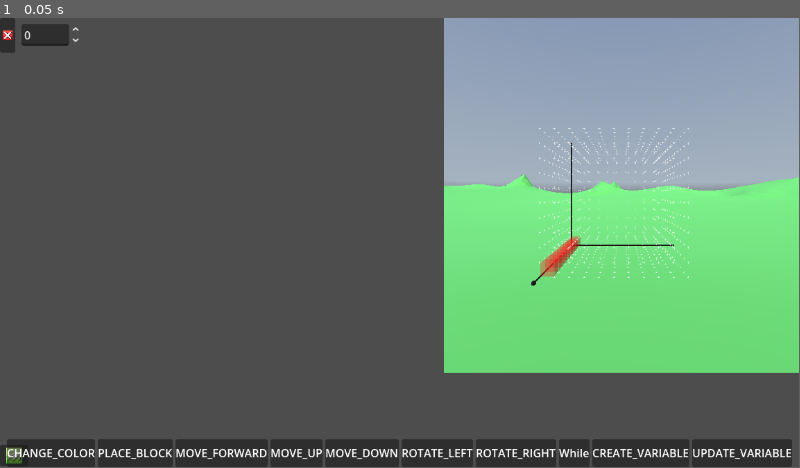
Above: before the commit, frame 1.
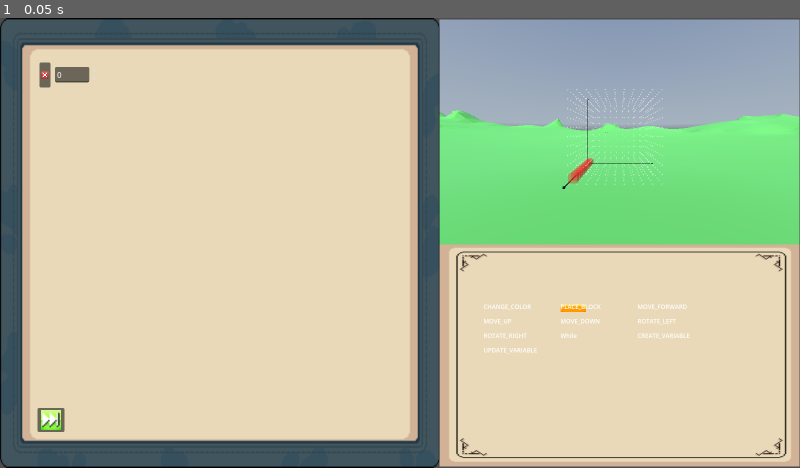
Above: after the commit, the same moment.

Repository: Crhonopost/Projet-jeu-serieux
Game: Godot game, scene res://scenes/level/current_level.tscn
Same seed, same stepped clock (60 frames per second), same inputs: the game is played once before the commit and once after it. This scene is started directly instead of the project's main scene. A sky picture missing from this copy of the repository is replaced by a grey-blue gradient.
Inputs:
- Up to frame 1 (0.05 s): no input
In our replay, the window is 799x449 before the commit and 800x450 after it. These sizes can differ from the game's own. Grey fills any space a smaller window leaves; there, only what the larger window draws over its background counts as a difference.

The runs differ from the first frame. In frame 1, 78% of the frame differs, in the area x 0-100%, y 0-100%.

Commit message:
ajout UI et nouveau inventaire

Diff:
--- a/ebucilper/project.godot
+++ b/ebucilper/project.godot
@@ -21,6 +21,11 @@
 InstructionVisualBuilder="*res://scripts/instruction_visual_builder.gd"
 ActiveLevel="*res://scripts/active_level.gd"
 
+[display]
+
+window/size/viewport_width=1600
+window/size/viewport_height=900
+
 [editor_plugins]
 
 enabled=PackedStringArray("res://addons/orbit_camera/plugin.cfg")
--- a/ebucilper/scenes/UI/coding_space.gd
+++ b/ebucilper/scenes/UI/coding_space.gd
@@ -15,7 +15,7 @@
 
 func setEntryInstruction(entryInstruction : ListLogicResource):
 	entryPoint = InstructionVisualBuilder.instantiate(entryInstruction)
-	$FirstLine.add_child(entryPoint)
+	$CodeContainer/FirstLine.add_child(entryPoint)
 
 func _on_button_pressed() -> void:
 	emit_signal("launch")
--- a/ebucilper/scenes/UI/coding_space.tscn
+++ b/ebucilper/scenes/UI/coding_space.tscn
@@ -1,9 +1,10 @@
-[gd_scene load_steps=25 format=3 uid="uid://c2i2xc75qwiwp"]
+[gd_scene load_steps=27 format=3 uid="uid://c2i2xc75qwiwp"]
 
 [ext_resource type="Script" uid="uid://b678kr1glpsrl" path="res://scenes/UI/coding_space.gd" id="1_25lkw"]
 [ext_resource type="Script" uid="uid://bulv0feibbce" path="res://scripts/compiler.gd" id="2_bwyhw"]
 [ext_resource type="Script" uid="uid://bqe45dm5wyip4" path="res://resources/scripting/definitions/logic/logic_resource.gd" id="2_fn0c8"]
 [ext_resource type="Script" uid="uid://bbv23l8h2i6ka" path="res://resources/scripting/definitions/logic/list_instruction_resource.gd" id="3_f75ky"]
+[ext_resource type="Texture2D" uid="uid://defmvwypi571s" path="res://Assets/Images/UI/coding_background.png" id="4_dhuyy"]
 [ext_resource type="Texture2D" uid="uid://k8e42x6djj3e" path="res://Assets/Images/UI/launch_icon.png" id="5_jhjoh"]
 [ext_resource type="Script" uid="uid://dmggbp5elydyj" path="res://resources/scripting/definitions/logic/executions/change_color_logic_resource.gd" id="6_a6itc"]
 [ext_resource type="Script" uid="uid://d1ynh7ys7iaab" path="res://scenes/UI/inventory.gd" id="7_a6itc"]
@@ -11,6 +12,7 @@
 [ext_resource type="Script" uid="uid://cioni3f13iu1e" path="res://resources/scripting/definitions/logic/flows/while_instruction_resource.gd" id="8_vjcr8"]
 [ext_resource type="Script" uid="uid://bptnkeoa30f03" path="res://resources/scripting/definitions/logic/executions/create_logic_resource.gd" id="9_f75ky"]
 [ext_resource type="Script" uid="uid://jhj821woppuc" path="res://resources/scripting/definitions/logic/executions/update_logic_resource.gd" id="11_jhjoh"]
+[ext_resource type="Texture2D" uid="uid://mmanpa8yedsi" path="res://Assets/Images/UI/coding_space_background.png" id="12_78wbv"]
 
 [sub_resource type="Resource" id="Resource_47f3o"]
 script = ExtResource("3_f75ky")
@@ -91,35 +93,56 @@
 [node name="Compiler" type="Node" parent="."]
 script = ExtResource("2_bwyhw")
 
-[node name="FirstLine" type="Control" parent="."]
+[node name="CodingBackground" type="TextureRect" parent="."]
+layout_mode = 0
+offset_right = 880.0
+offset_bottom = 900.0
+texture = ExtResource("4_dhuyy")
+
+[node name="CodeContainer" type="Control" parent="."]
 anchors_preset = 0
-offset_right = 40.0
-offset_bottom = 40.0
+offset_left = 65.0
+offset_top = 64.0
+offset_right = 817.0
+offset_bottom = 833.0
 
-[node name="Button" type="Button" parent="."]
+[node name="Button" type="Button" parent="CodeContainer"]
 clip_contents = true
-layout_mode = 1
-anchors_preset = 2
-anchor_top = 1.0
-anchor_bottom = 1.0
-offset_top = -32.0
-offset_right = 41.0
-offset_bottom = -1.0
-grow_vertical = 0
+layout_mode = 0
+offset_left = 10.0
+offset_top = 716.0
+offset_right = 64.0
+offset_bottom = 764.0
 icon = ExtResource("5_jhjoh")
 icon_alignment = 1
 expand_icon = true
 
-[node name="Inventory" type="HBoxContainer" parent="."]
+[node name="FirstLine" type="Control" parent="CodeContainer"]
+anchors_preset = 0
+offset_left = 14.0
+offset_top = 25.0
+offset_right = 14.0
+offset_bottom = 33.0
+
+[node name="InventoryBackground" type="TextureRect" parent="."]
+layout_mode = 0
+offset_left = 879.0
+offset_top = 447.0
+offset_right = 1599.0
+offset_bottom = 897.0
+texture = ExtResource("12_78wbv")
+
+[node name="Inventory" type="FlowContainer" parent="InventoryBackground"]
 layout_mode = 1
-anchors_preset = 7
-anchor_left = 0.5
-anchor_top = 1.0
-anchor_right = 0.5
-anchor_bottom = 1.0
-offset_left = -20.0
-offset_top = -40.0
-offset_right = 20.0
+anchors_preset = -1
+anchor_left = 0.49500003
+anchor_top = 0.93700004
+anchor_right = 0.49500003
+anchor_bottom = 0.93700004
+offset_left = -268.40005
+offset_top = -299.65002
+offset_right = 271.59998
+offset_bottom = -8.650024
 grow_horizontal = 2
 grow_vertical = 0
 script = ExtResource("7_a6itc")
@@ -135,4 +158,4 @@
 offset_bottom = 20.0
 grow_vertical = 2
 
-[connection signal="pressed" from="Button" to="." method="_on_button_pressed"]
+[connection signal="pressed" from="CodeContainer/Button" to="." method="_on_button_pressed"]
--- a/ebucilper/scenes/UI/commands/instruction_exe.tscn
+++ b/ebucilper/scenes/UI/commands/instruction_exe.tscn
@@ -19,6 +19,7 @@
 
 [node name="Delete" type="Button" parent="HBoxContainer"]
 layout_mode = 2
+size_flags_horizontal = 4
 icon = ExtResource("2_o87p7")
 icon_alignment = 1
 
--- a/ebucilper/scenes/UI/instruction_item.gd
+++ b/ebucilper/scenes/UI/instruction_item.gd
@@ -1,9 +1,12 @@
-extends PanelContainer
+extends Control
 
 var instruction : LogicResource
 
 func setInstruction(instruc : LogicResource):
+	if(instruc.getName() == "PLACE_BLOCK"):
+		$TextureRect.texture = preload("res://Assets/Images/UI/place_block_icon.png")
 	$Label.text = instruc.getName()
+	$Label.add_theme_font_size_override("font_size", 12)
 	instruction = instruc
 
 func _get_drag_data(at_position: Vector2) -> Variant:
--- a/ebucilper/scenes/UI/instruction_item.tscn
+++ b/ebucilper/scenes/UI/instruction_item.tscn
@@ -2,12 +2,24 @@
 
 [ext_resource type="Script" uid="uid://d87qkimg17no" path="res://scenes/UI/instruction_item.gd" id="1_bnymg"]
 
-[node name="InstructionItem" type="PanelContainer"]
-offset_right = 40.0
-offset_bottom = 40.0
+[node name="InstructionItem" type="Control"]
+custom_minimum_size = Vector2(150, 25)
+layout_mode = 3
+anchors_preset = 0
+offset_right = 26.0
+offset_bottom = 23.0
 script = ExtResource("1_bnymg")
 
+[node name="TextureRect" type="TextureRect" parent="."]
+custom_minimum_size = Vector2(28, 14)
+layout_mode = 0
+offset_top = 4.0
+offset_right = 51.0
+offset_bottom = 19.0
+
 [node name="Label" type="Label" parent="."]
-layout_mode = 2
+layout_mode = 0
+offset_right = 26.0
+offset_bottom = 23.0
 size_flags_horizontal = 4
 text = "For"
--- a/ebucilper/scenes/UI/inventory.gd
+++ b/ebucilper/scenes/UI/inventory.gd
@@ -1,4 +1,4 @@
-extends HBoxContainer
+extends FlowContainer
 
 @export var availableInstructions : Array[LogicResource]
 
--- a/ebucilper/scenes/level/current_level.tscn
+++ b/ebucilper/scenes/level/current_level.tscn
@@ -36,11 +36,14 @@
 [node name="SubViewportContainer" type="SubViewportContainer" parent="."]
 layout_direction = 3
 layout_mode = 0
-offset_right = 512.0
-offset_bottom = 512.0
+offset_left = 1.0
+offset_top = 3.0
+offset_right = 721.0
+offset_bottom = 453.0
 
 [node name="SubViewport" type="SubViewport" parent="SubViewportContainer"]
 handle_input_locally = false
+size = Vector2i(720, 450)
 render_target_update_mode = 4
 
 [node name="Grid" parent="SubViewportContainer/SubViewport" instance=ExtResource("2_1n4kf")]
Binary file added: ebucilper/Assets/Images/UI/Pocket_Inventory/Aseprite/SpriteSheet.aseprite
Binary file added: ebucilper/Assets/Images/UI/Pocket_Inventory/PNG SpriteSheet/SpriteSheet.png
Not shown, added: ebucilper/Assets/Images/UI/Pocket_Inventory/PNG SpriteSheet/SpriteSheet.png.import
Binary file added: ebucilper/Assets/Images/UI/Pocket_Inventory/Sprites/Content/Background/0.png
Not shown, added: ebucilper/Assets/Images/UI/Pocket_Inventory/Sprites/Content/Background/0.png.import
Binary file added: ebucilper/Assets/Images/UI/Pocket_Inventory/Sprites/Content/Bulb/0.png
Not shown, added: ebucilper/Assets/Images/UI/Pocket_Inventory/Sprites/Content/Bulb/0.png.import
Binary file added: ebucilper/Assets/Images/UI/Pocket_Inventory/Sprites/Content/Bulb/1.png
Not shown, added: ebucilper/Assets/Images/UI/Pocket_Inventory/Sprites/Content/Bulb/1.png.import
Binary file added: ebucilper/Assets/Images/UI/Pocket_Inventory/Sprites/Content/Buttons/0.png
Not shown, added: ebucilper/Assets/Images/UI/Pocket_Inventory/Sprites/Content/Buttons/0.png.import
Binary file added: ebucilper/Assets/Images/UI/Pocket_Inventory/Sprites/Content/Buttons/1.png
(and 495 more such lines)
